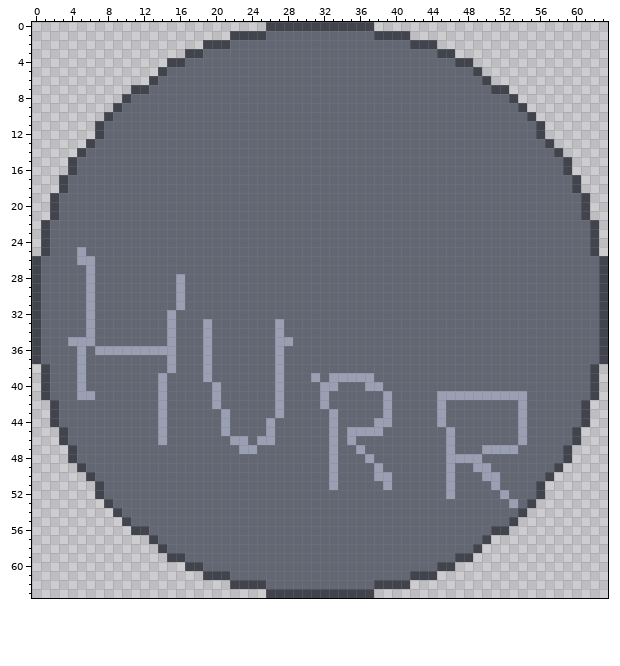
A pixel-art file gets an edit: art/planets/large.ase. Above, as it was before the edit.
64x64 pixels, 1 frame.
Now the later version:
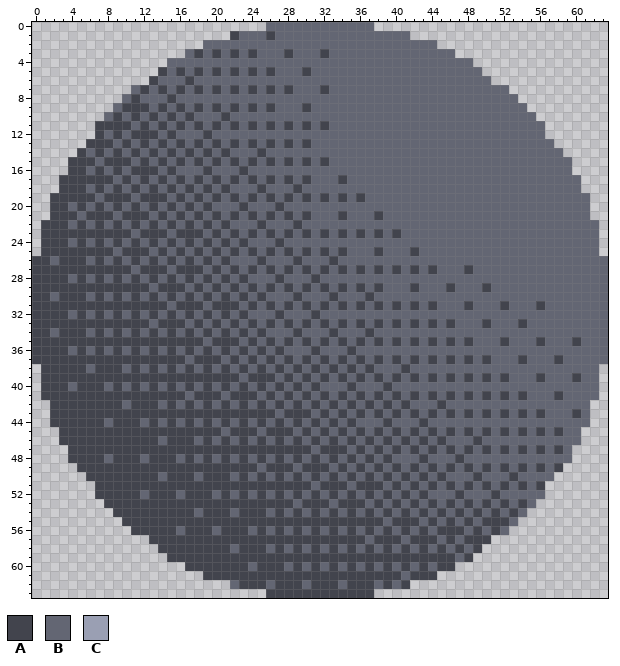
Palette (. is transparent): A #42444d  B #636673  C #9a9fb3
Log entry: Upgrade Hurrius IV to dithered sphere.
Change:
Changed rows in their new state; - is an unchanged pixel.
first column x 1:
 0 -------------------------BBBBBBBBBBBB--------------------------
 1 ----------------------BBBA-----------BBBB----------------------
 2 ------------------BBB--------------------BBB-------------------
 3 ----------------B--A-A-A---A---A------------BB-----------------
 4 --------------BB------------------------------BB---------------
 5 ---------------A-A-A-A-A-A---A------------------B--------------
 6 ----------------A--------------------------------B-------------
 7 ----------B--A-A-A-A-A-A-A-A---A------------------BB-----------
 8 ---------BA---A-------------------------------------B----------
 9 --------BAAA-A-A-A-A-A-A-A---A-----------------------B---------
10 -------BA-A-A-A-A---A---------------------------------B--------
11 -------AAA-A-A-A-A-A-A-A-A-A-A-A-----------------------B-------
12 --------A-AAA-A---A------------------------------------B-------
13 ------AA-A-A-A-A-A-A-A-A-A-A-A--------------------------B------
14 ------A-A-A-A-A-A-A-A---A--------------------------------B-----
15 ----AA-AAA-A-A-A-A-A-A-A-A-A-A-A--------------------------B----
16 ----A-A-A-AAA-A---A---A-----------------------------------B----
17 ---AAAAA-A-A-A-A-A-A-A-A-A-A-A---A-------------------------B---
18 ---AA-A-A-A-A-A-A-A-A---A---A------------------------------B---
19 --AAAA-AAA-AAA-A-A-A-A-A-A-A-A-A-A-A------------------------B--
20 --A-A-A-A-A-A-A-A-A---A---A---------------------------------B--
21 --AA-AAA-AAA-A-A-A-A-A-A-A-A-A---A---A----------------------B--
22 -AA-A-A-A-A-A-A-A-A-A---A---A--------------------------------B-
23 -AAAAAAAAA-AAA-AAA-A-A-A-A-A-A-A-A-A-A-A---------------------B-
24 -AA-A-A-A-A-A-A-A-A-A-A---A----------------------------------B-
25 -AAAAAAA-AAA-A-A-A-A-A-A-A-A-A-A-A---A---A-------------------B-
26 A-AAABA-A-A-A-A-A-A-A---A---A---A-----------------------------B
27 AAAAAAAAAA-AAA-AAA-A-A-A-A-A-A-A-A-A-A-A-A-A---A--------------B
28 AAA-ABA-A-A-A-ABA-A-A-A---A---A-------------------------------B
29 AAAAAAAAAAAA-AAA-A-A-A-A-A-A-A-A-A-A-A---A---A---A------------B
30 A-AAABA-A-A-A-ABA-A-A-A-A---A---A---A-------------------------B
31 AAAAAAAAAAAAAA-AAA-AAA-A-A-A-A-A-A-A-A-A-A-A---A---A---A------B
32 AAA-ABA-A-A-A-A-A-A-A-A---A---A-------------------------------B
33 AAAAAAAAAAAA-AAA-ABA-A-A-ABA-A-A-A-A-A-A-A-A-A---A---A--------B
34 A-AAABA-A-A-A-A-A-A-A-A-A-B-A---A---A-------------------------B
35 AAAAAAAAAAAAAAAAAABAAA-A-ABA-A-A-A-A-A-A-A-A-A-A---A---A---A--B
36 AAA-A-ABABABABA-A-A-A-A-A-A---A---A---------------------------B
37 AAAAAAAAAAAAAAAA-AAA-A-A-ABA-A-A-A-A-A-A-A-A-A-A-A---A---A----B
38 -AAAA-AAA-A-A-A-A-A-A-A-A-A-A-A-A-A-A---A--------------------B-
39 -AAAAAAAAAAAAAAAAAAAAA-AAABA-ABABABABA-A-A-A-A-A-A-A---A---A-B-
40 -AA-AAA-A-A-ABA-A-ABA-A-A-A-A-ABB-A-BBA----------------------B-
41 -AAAAAAAAAAAAAAA-AAA-AAA-ABA-A-A-A-A-ABA-A-ABABABABABA---A---B-
42 --AAAAAAA-AAABA-A-ABA-A-A-A-A-ABA-A-A-A-A---A--------B------B--
43 --AAAAAAAAAAAAAAAAAAAAAAAABAAA-ABA-A-ABA-A-ABA-A-A-A-A-A---AB--
44 --AAAAA-AAA-ABA-A-A-A-A-ABA-A-A-A-A--BA---A-B--------B------B--
45 ---AAAAAAAAAAAAAAAAABAAA-AAA-A-ABABABA-A-A-A-A-A-A-A-A-A-A-B---
46 ---AAAAAAAAAABAAA-A-ABA-ABA-A-A-A-A-A-A-A-A-AB--A----B-----B---
47 ----AAAAAAAAAAAAAAAAAAAAAAAAAA-AAA-A-A-A-A-A-A-A-ABABA-A-AB----
48 ----AAA-AAA-AAA-A-A-A-A-A-A-A-A-A-A-A-A---A--BABB---------B----
49 -----AAAAAAAAAAAAAAAAAAA-AAA-AAABA-A-A-A-A-A-A-ABA-A-A-A-------
50 ------AAAAAAA-AAA-AAA-A-A-A-A-A-A-A-ABA-A-A-AB--ABB-A---B------
51 -------AAAAAAAAAAAAAAAAAAAAAAA-AAA-AAABA-A-A-A-A-ABA-A---------
52 -------AAAA-AAA-AAA-A-A-A-A-A-A-A-A-A-A-A-A--BA---AB---B-------
53 --------AAAAAAAAAAAAAAAAAAAA-AAA-AAA-A-A-A-A-A-A-A-ABAB--------
54 ---------AAAAAAAA-AAA-AAA-A-A-A-A-A-A-A-A-A-A-A-A-A-AB---------
55 ----------AAAAAAAAAAAAAAAAAAAAAAAAAAAA-AAA-A-A-A-AAAB----------
56 ------------AAA-AAA-AAA-A-A-A-A-A-A-A-A-A-A-AAA-A--B-----------
57 -------------AAAAAAAAAAAAAAAAAAAAAAA-AAA-AAA-A-AA--------------
58 --------------AAAAAAA-AAA-A-A-A-A-A-A-A-A-A-A-A----------------
59 ----------------AAAAAAAAAAAAAAAAAAAAAAAAAAAAAAB----------------
60 ------------------AAAAA-AAA-A-A-A-A-A-A-A-A--------------------
61 ---------------------AAAAAAAAAAAAAAAAAAA-----------------------
62 ---------------------B----AAA-AAA-AAAB-B-----------------------
